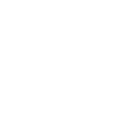
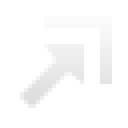
Layers edited between the first and the second (128, 128) image:
added group "Group 1" with 2 layers above "Layer 2" over [20, 16, 112, 108]
moved "Shape 1" into group "Group 1" over [20, 44, 84, 108]
moved "Shape 2" into group "Group 1", painted on it over [44, 16, 112, 84]
